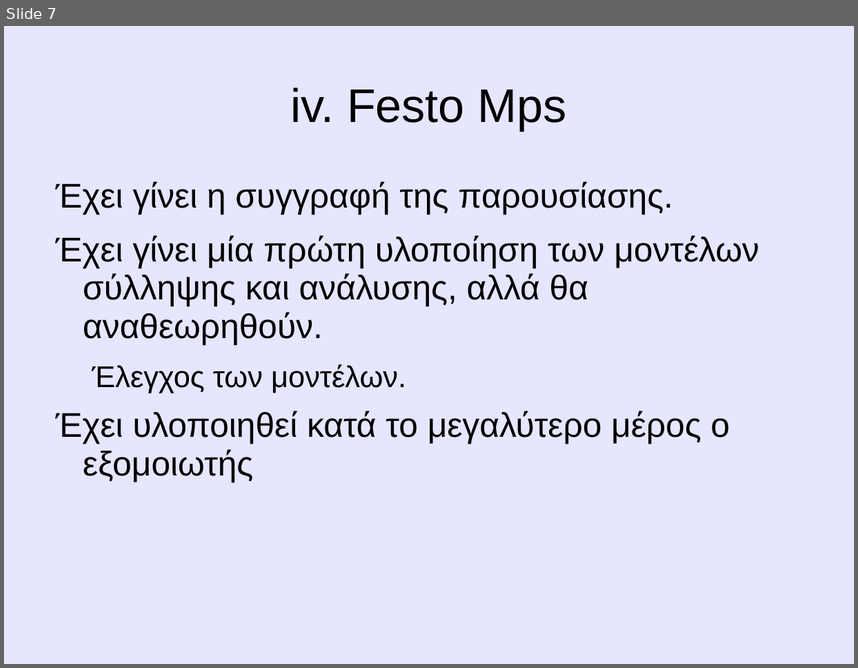
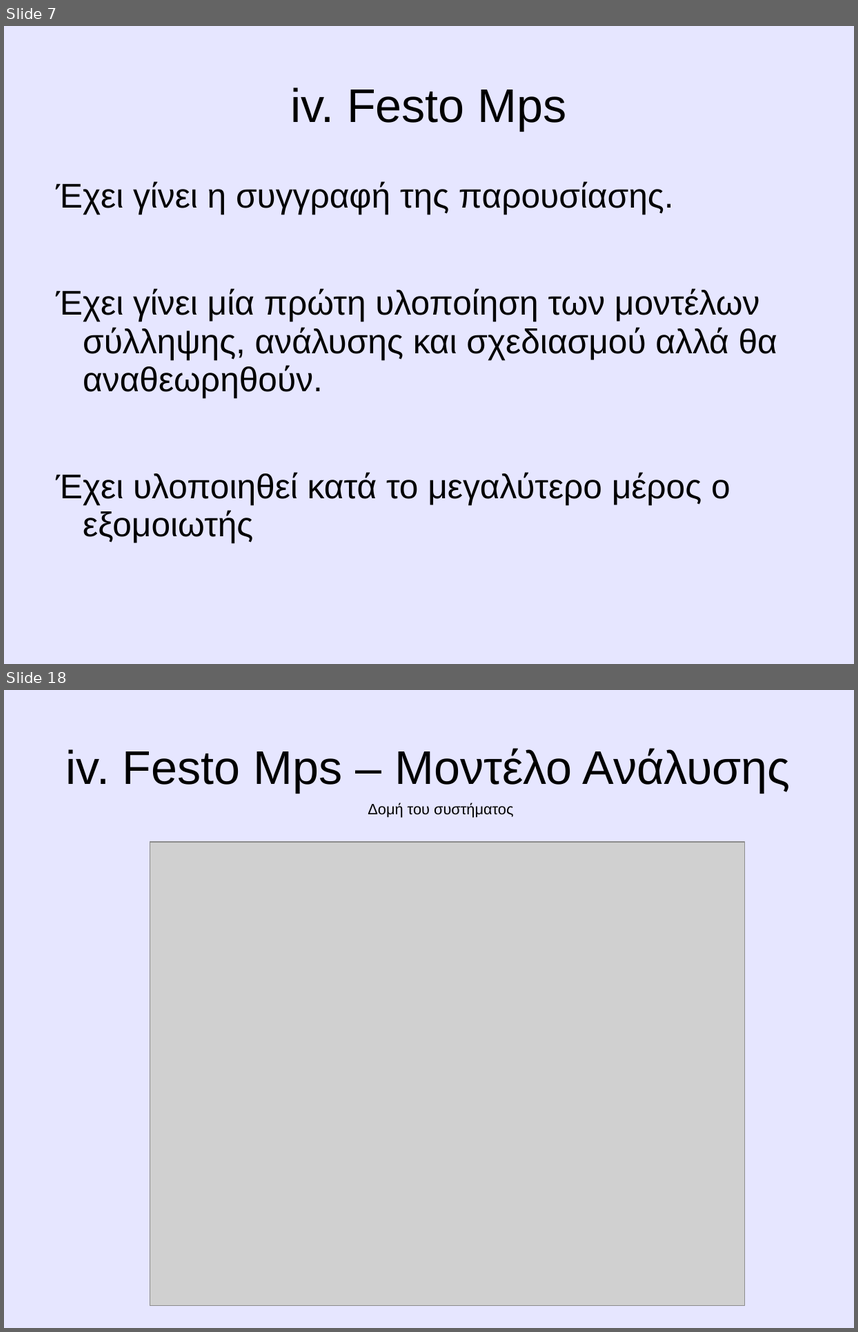
Before and after one commit to amolofos/Thesis, a slide deck: Παρουσίαση/ΠαρουσίασηΔιπλωματικής[08-2012].ppt. Shown one above the other, each under a label of ours: slide 7 before the commit, slides 7 and 18 after it; the slides between them are not shown. The pictures are 858x668 and 858x1332 pixels, drawn with LibreOffice and Linux fonts; fonts in the diff are those of the drawing; grey boxes stand for pictures. Boxes give left, top, right and bottom in pixels: in the first picture for what was removed or moved away, otherwise in the second. Text is boxed around its words. In the diff, an @@ line names an element or a change of style, - is before the commit and + after.

```diff
--- a/Παρουσίαση/ΠαρουσίασηΔιπλωματικής[08-2012].ppt
+++ b/Παρουσίαση/ΠαρουσίασηΔιπλωματικής[08-2012].ppt
@@ slide 18 added at (4,690,854,1328), background #E6E6FF @@
@@ title added at (66,748,791,793), 44 pt, text #000000 @@
+iv. Festo Mps – Μοντέλο Ανάλυσης
@@ text added at (368,802,513,818), 14 pt, text #000000 @@
+Δομή του συστήματος
@@ picture added at (150,842,745,1305) @@
@@ slide 7 changed as well @@
@@ text at (56,288,777,398): text changed @@
-Έχει γίνει μία πρώτη υλοποίηση των μοντέλων σύλληψης και ανάλυσης, αλλά θα αναθεωρηθούν.
-  Έλεγχος των μοντέλων.
+Έχει γίνει μία πρώτη υλοποίηση των μοντέλων σύλληψης, ανάλυσης και σχεδιασμού αλλά θα αναθεωρηθούν.
```
Also in this commit, not shown: 4 other slides changed, 23 other slides added, 19 other files.
